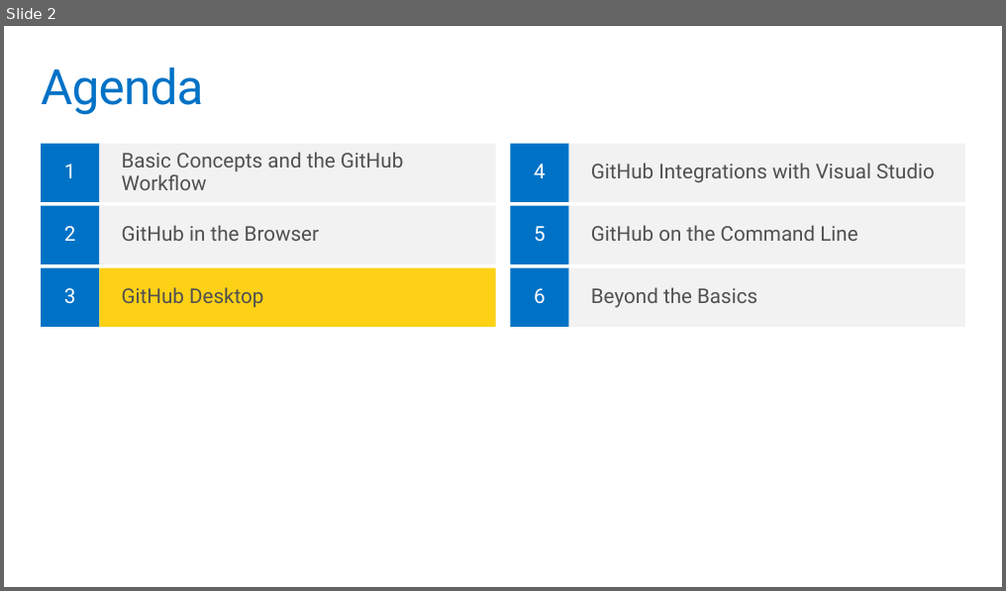
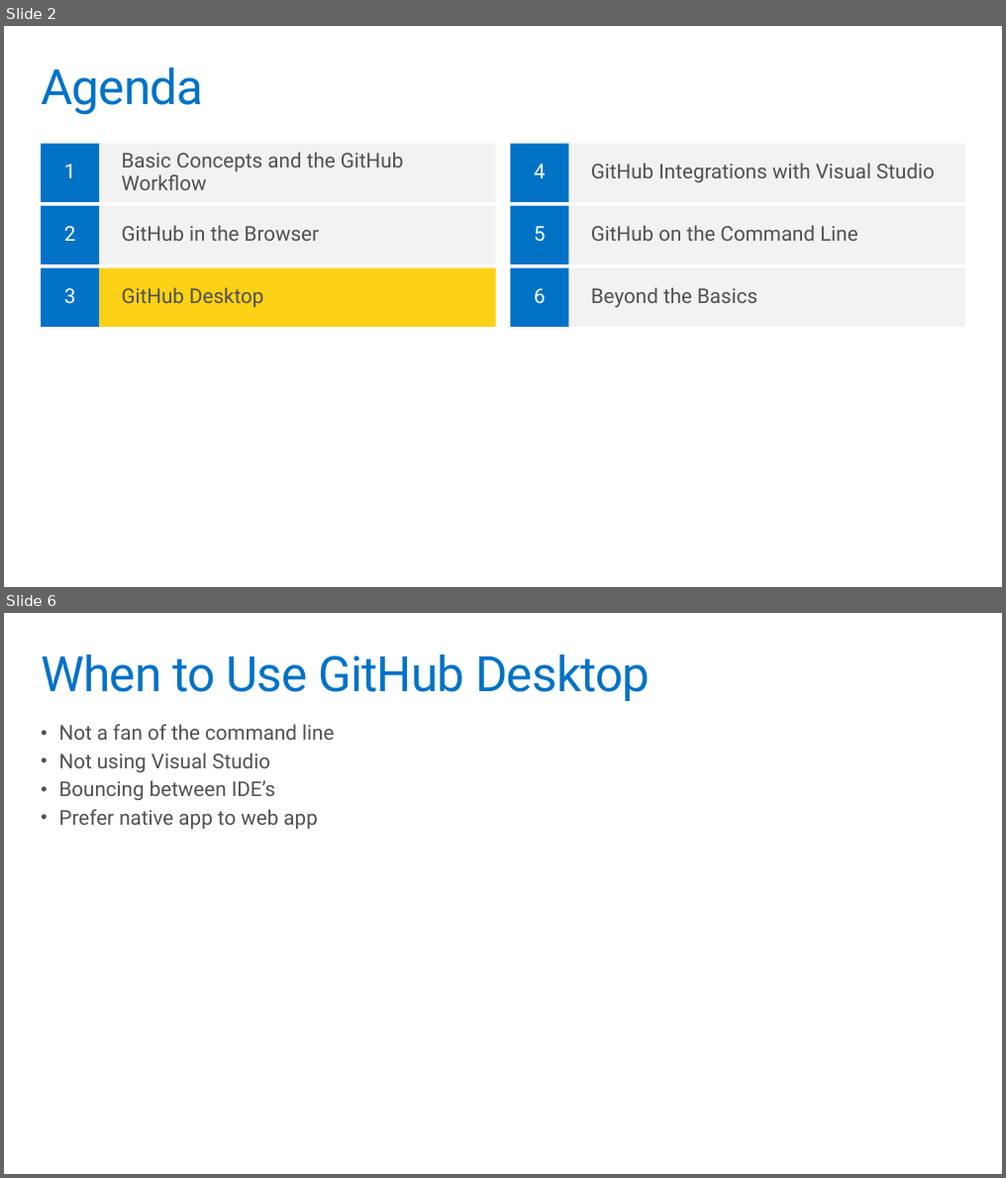
Before and after one commit to codefoster/gh-ms-mva, a slide deck: slides/m3.pptx. Shown one above the other, each under a label of ours: slide 2 before the commit, slides 2 and 6 after it; the slides between them are not shown. The pictures are 1006x591 and 1006x1178 pixels, drawn with LibreOffice and Linux fonts; fonts in the diff are those of the drawing; background and template pictures are left out. Boxes give left, top, right and bottom in pixels: in the first picture for what was removed or moved away, otherwise in the second. Text is boxed around its words. In the diff, an @@ line names an element or a change of style, - is before the commit and + after.

```diff
--- a/slides/m3.pptx
+++ b/slides/m3.pptx
@@ slide 6 added at <box>4,613,1002,1174</box>, background #FFFFFF @@
@@ title added at <box>41,655,649,701</box>, 48 pt, text #0072C6 @@
+When to Use GitHub Desktop
@@ text added at <box>59,724,334,829</box>, 20 pt, text #505050 @@
+• Not a fan of the command line
+• Not using Visual Studio
+• Bouncing between IDE’s
+• Prefer native app to web app
```
Also in this commit, not shown: 7 slides changed, 14 other slides added.
